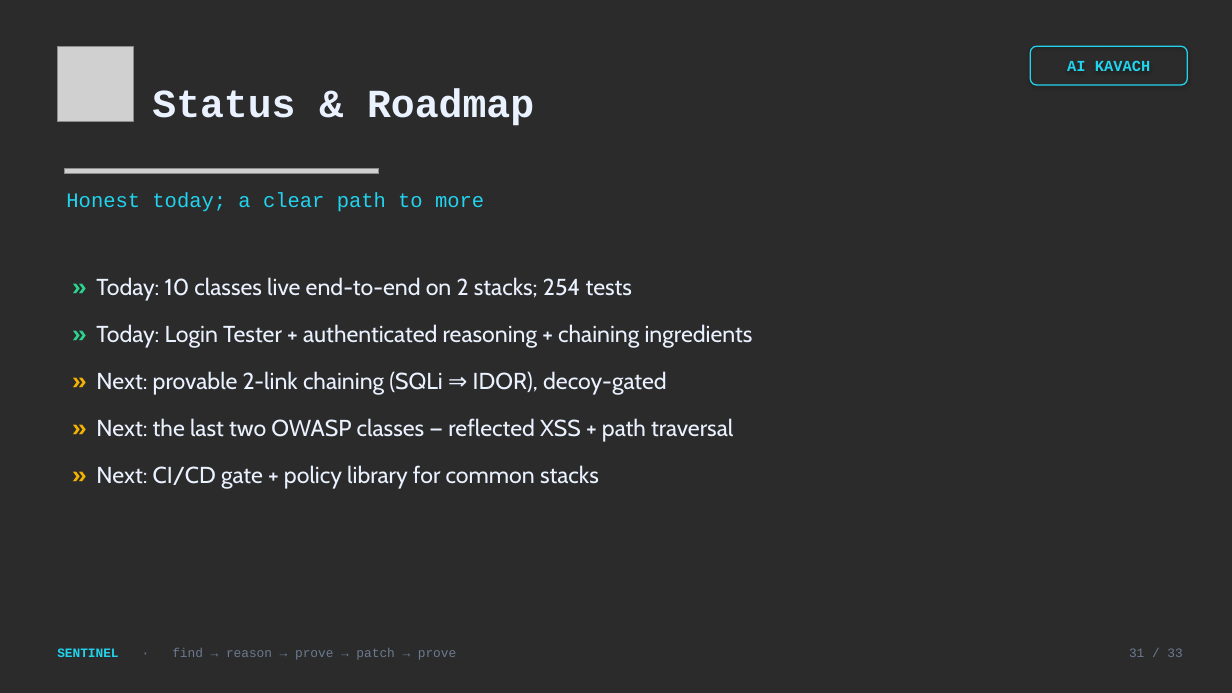
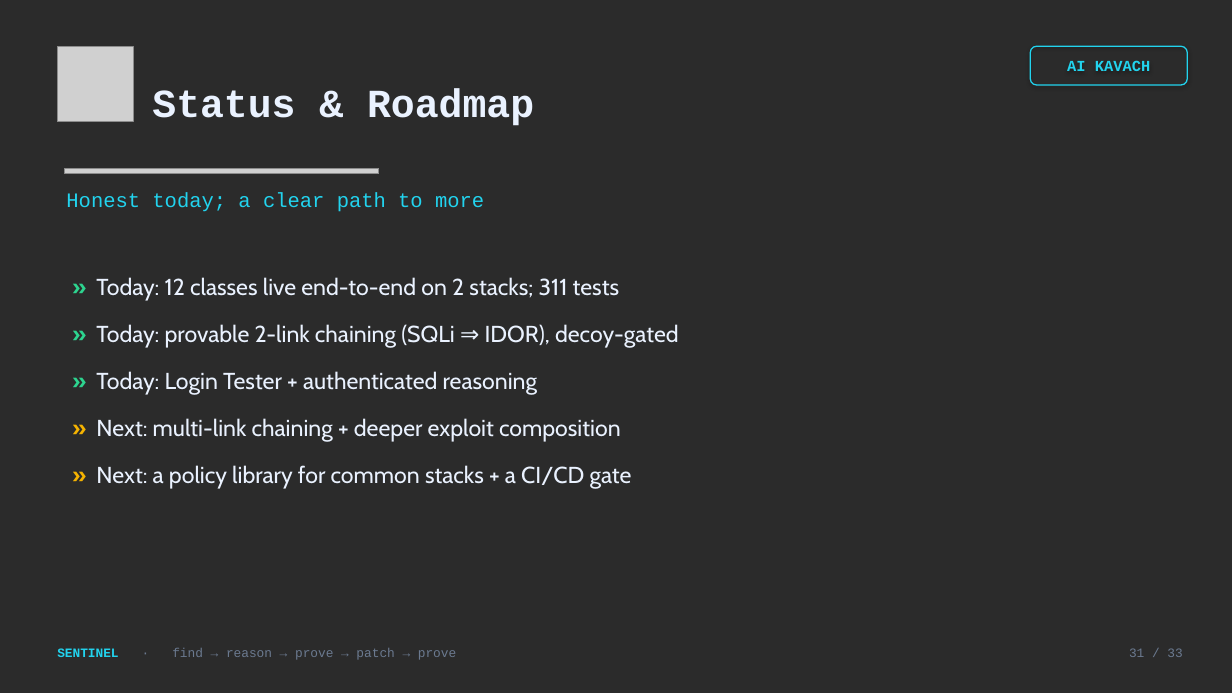
Before and after one commit to arjishnik-sketch/sentinel, a slide deck: slide 31 of deck/Sentinel_AI_Kavach.pptx. Drawn at 1232x693 pixels with LibreOffice and Linux fonts; fonts in the diff are those of the drawing; grey boxes stand for pictures; background and template pictures are left out; a plain dark background stands for a picture behind light text. Boxes give left, top, right and bottom in pixels: in the first picture for what was removed or moved away, otherwise in the second. Text is boxed around its words. In the diff, an @@ line names an element or a change of style, - is before the commit and + after.

```diff
--- a/deck/Sentinel_AI_Kavach.pptx
+++ b/deck/Sentinel_AI_Kavach.pptx
@@ text at <box>96,277,679,489</box>: text changed @@
-» Today: 10 classes live end-to-end on 2 stacks; 254 tests
-» Today: Login Tester + authenticated reasoning + chaining ingredients
-» Next: provable 2-link chaining (SQLi ⇒ IDOR), decoy-gated
-» Next: the last two OWASP classes — reflected XSS + path traversal
-» Next: CI/CD gate + policy library for common stacks
+» Today: 12 classes live end-to-end on 2 stacks; 311 tests
+» Today: provable 2-link chaining (SQLi ⇒ IDOR), decoy-gated
+» Today: Login Tester + authenticated reasoning
+» Next: multi-link chaining + deeper exploit composition
+» Next: a policy library for common stacks + a CI/CD gate
```
Also in this commit, not shown: 7 other slides changed, 1 other file.
